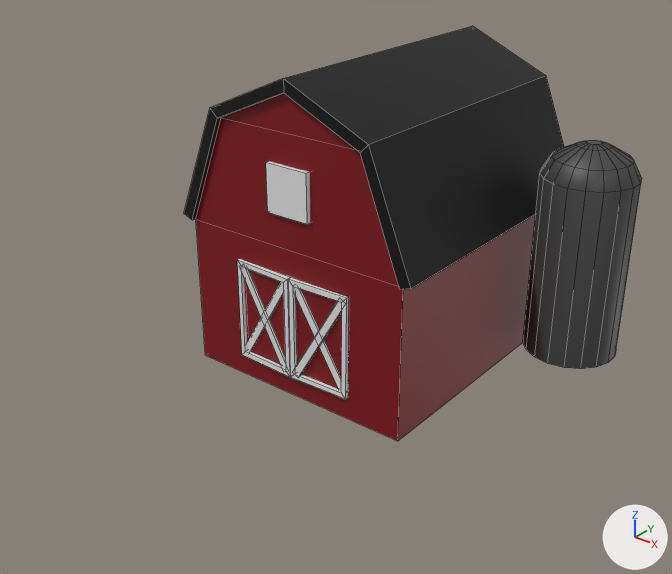
Two versions of the FBX model Content/Barn/barn.fbx, one commit apart.
The view is the same before and after, from a 50 mm lens placed at (21.8, -30.5, 20.2), pointed at (1.5, -5.1, 4.5). Every picture has the same lights, and +X, +Y and +Z are marked at lower right. Mesh edges are drawn as thin lines.
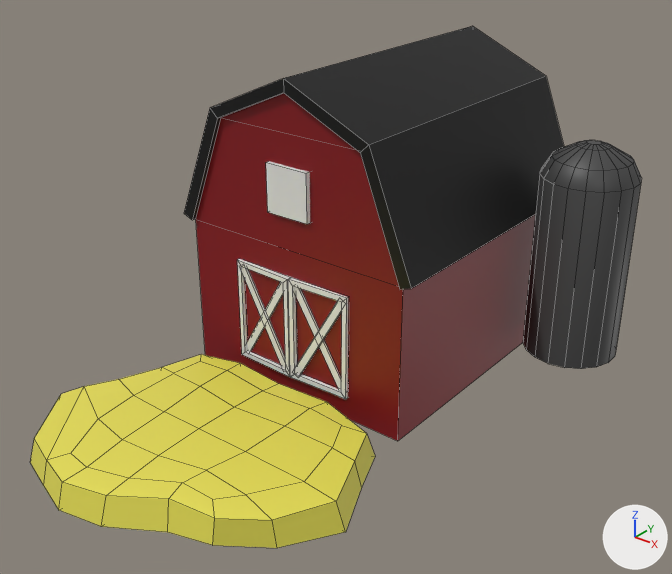
The change, as a diff of the scene's bpy script:
```diff
--- a/Content/Barn/barn.fbx.py
+++ b/Content/Barn/barn.fbx.py
@@ mat_straw @@
+mat_straw = principled_material('straw')
+mat_straw.base_color = (0.8, 0.738, 0.0901)  # yellow #e7df55
@@ me_cube_001 @@
 # used by ob_cube; location = (0.0, 0.0, 0.0)
-me_cube_001.from_pydata(...)  # 204 vertices, 171 faces; spans x -6.2..9.4, y -5.8..7.2, z -1.0..12.4
+me_cube_001.from_pydata(...)  # 306 vertices, 271 faces; spans x -6.9..9.4, y -16.3..7.2, z -1.1..12.4
+# me_cube_001 part 1: a new loose piece of 102 vertices spanning x -6.9..6.6, y -16.3..-6.1, z -1.1..0.3, in mat_straw (yellow #e7df55)
 me_cube_001.materials.append(mat_player_1)
@@ me_cube_001 @@
 me_cube_001.materials.append(mat_material)
+me_cube_001.materials.append(mat_straw)  # yellow #e7df55
```

Boxes (x1, y1, x2, y2) around the edits, measured in the pictures (672 x 574 px):
'Cube', reshaped (34% wider, 26% taller)
    before: (184, 26, 642, 441)
    after: (30, 26, 642, 548)
part 1 of me_cube_001, added (yellow)
    after: (30, 354, 375, 548)
